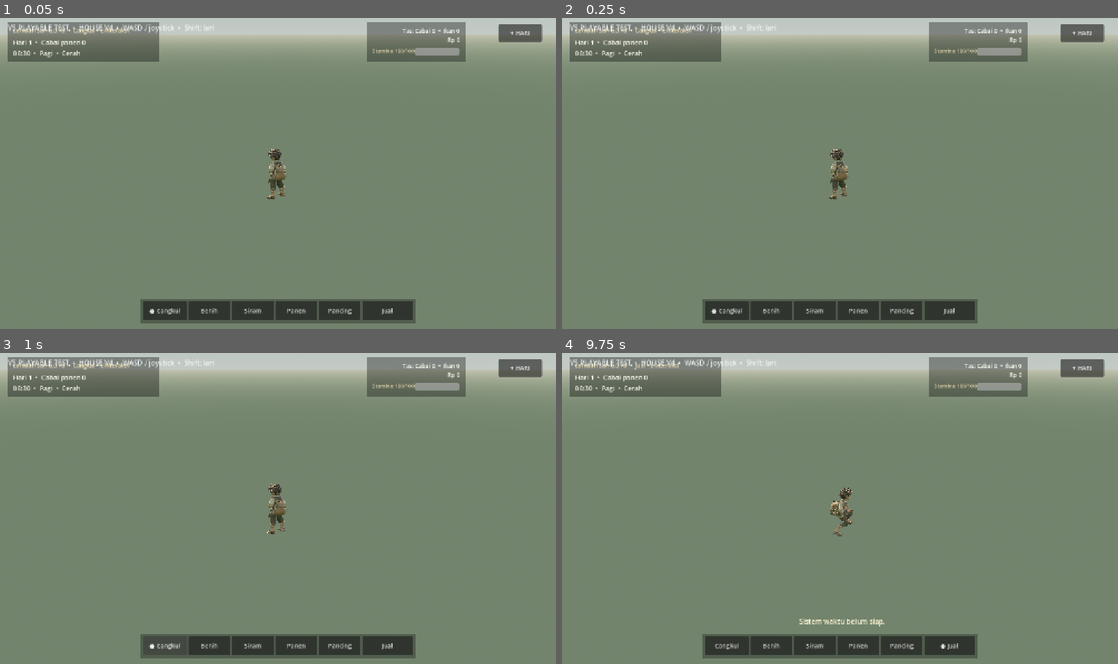
Above: before the commit, frames 1-4 (two rows, left to right).
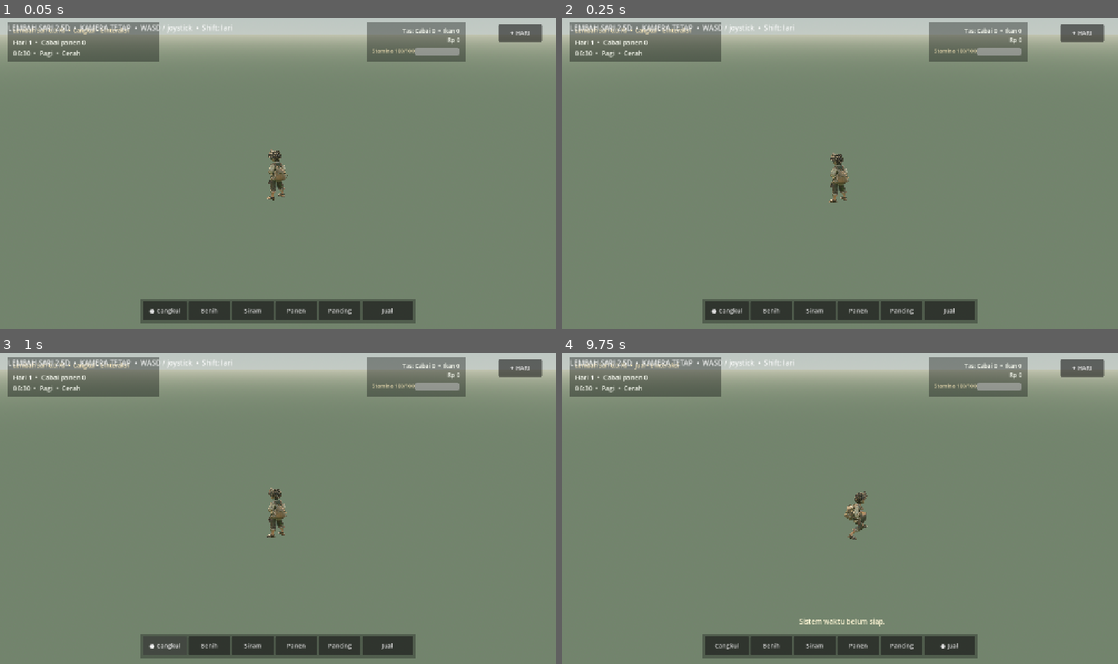
Above: after the commit, the same moments.

Repository: eneft/Lembah-sari
Game: Godot game, scene res://scenes/PlayableV5Test.tscn
Same seed, same stepped clock (60 frames per second), same inputs: the game is played once before the commit and once after it.
Inputs (mouse positions are in pixels of both pictures, inside the frame that each line leads up to):
- Up to frame 1 (0.05 s): no input
- Up to frame 2 (0.25 s): no input
- Up to frame 3 (1 s): click "● Cangkul" at 0.5 s
- Up to frame 4 (9.75 s): click "Benih" at 1.25 s; click "Cangkul" at 2 s; click "Siram" at 2.75 s; click "● Siram" at 3.5 s; click "Panen" at 4.25 s; click "● Panen" at 5 s; click "Pancing" at 5.75 s; click "● Pancing" at 6.5 s; click "Jual" at 7.25 s; click "● Jual" at 8 s; click "+ HARI" at 8.75 s; tap Enter at 9.5 s; move the mouse to (962, 492) at 9.52 s; hold D (move_right) from 9.53 s (still down); hold Shift (run) from 9.53 s (still down); click (962, 492) at 9.67 s

The runs differ from the first frame. In frame 1, 0.5% of the frame differs, in the area x 1-52%, y 2-59%; in frame 2, 0.7%; in frame 3, 0.7%; in frame 4, 0.9%, in the area x 1-55%, y 2-61%.

Commit message:
Rebuild village as fixed-camera 2.5D image environment

Diff:
--- a/scripts/playable_v5_test.gd
+++ b/scripts/playable_v5_test.gd
@@ -1,6 +1,6 @@
 extends Node3D
 
-const NATURAL_ENVIRONMENT = preload("res://scripts/village_environment_detail.gd")
+const HYBRID_ENVIRONMENT = preload("res://scripts/village_hybrid_environment.gd")
 
 const HERO_SCENE: String = "res://assets/models/hero_scene_v5.glb"
 const PLAYER_HOUSE_SCENE: String = "res://assets/models/player_house_traditional_v4.glb"
@@ -21,6 +21,7 @@
 	_load_hero_scene()
 	_build_test_collision()
 	_configure_player_camera()
+	_apply_hybrid_environment()
 	_build_test_hud()
 
 
@@ -96,7 +97,7 @@
 	hero.scale = Vector3.ONE * HERO_SCALE
 	add_child(hero)
 	_replace_embedded_player_house(hero)
-	NATURAL_ENVIRONMENT.new().apply(hero)
+
 
 
 func _replace_embedded_player_house(hero: Node3D) -> void:
@@ -160,10 +161,10 @@
 		Vector3(0.0, -0.28, 0.0),
 		Vector3(34.0, 0.46, 30.0)
 	)
-	_add_box_collider("NorthBound", Vector3(0.0, 1.1, -15.0), Vector3(34.0, 2.4, 0.5))
-	_add_box_collider("SouthBound", Vector3(0.0, 1.1, 15.0), Vector3(34.0, 2.4, 0.5))
-	_add_box_collider("WestBound", Vector3(-17.0, 1.1, 0.0), Vector3(0.5, 2.4, 30.0))
-	_add_box_collider("EastBound", Vector3(17.0, 1.1, 0.0), Vector3(0.5, 2.4, 30.0))
+	_add_box_collider("NorthBound", Vector3(0.0, 1.1, -4.2), Vector3(34.0, 2.4, 0.5))
+	_add_box_collider("SouthBound", Vector3(0.0, 1.1, 10.0), Vector3(34.0, 2.4, 0.5))
+	_add_box_collider("WestBound", Vector3(-8.5, 1.1, 0.0), Vector3(0.5, 2.4, 30.0))
+	_add_box_collider("EastBound", Vector3(9.5, 1.1, 0.0), Vector3(0.5, 2.4, 30.0))
 
 
 func _add_box_collider(collider_name: String, center: Vector3, size: Vector3) -> void:
@@ -194,6 +195,17 @@
 	player.set("camera_relative_movement", true)
 
 
+func _apply_hybrid_environment() -> void:
+	var hero: Node3D = get_node_or_null("HeroSceneV5") as Node3D
+	var camera: Camera3D = player.get_node("CameraRig/Camera3D") as Camera3D
+	var rig: Node3D = player.get_node("CameraRig") as Node3D
+	var fixed_position: Vector3 = rig.global_position
+	rig.set_as_top_level(true)
+	rig.global_position = fixed_position
+	if hero != null:
+		HYBRID_ENVIRONMENT.new().apply(hero,camera)
+
+
 func _build_test_hud() -> void:
 	var layer: CanvasLayer = CanvasLayer.new()
 	layer.name = "PlayableV5TestHUD"
@@ -202,7 +214,7 @@
 	var label: Label = Label.new()
 	label.name = "TestBadge"
 	label.position = Vector2(18.0, 14.0)
-	label.text = "V5 PLAYABLE TEST  •  HOUSE V4  •  WASD / joystick  •  Shift: lari"
+	label.text = "LEMBAH SARI 2.5D  •  KAMERA TETAP  •  WASD / joystick  •  Shift: lari"
 	label.add_theme_font_size_override("font_size", 16)
 	label.modulate = Color(1.0, 1.0, 1.0, 0.88)
 	layer.add_child(label)
--- /dev/null
+++ b/scripts/village_hybrid_environment.gd
@@ -0,0 +1,129 @@
+extends RefCounted
+## Image cards supply decorative depth; only gameplay surfaces keep geometry.
+const ATLAS = preload("res://assets/textures/hybrid/vegetation_atlas.webp")
+const BACKDROP = preload("res://assets/textures/hybrid/valley_backdrop.webp")
+const SURFACE = preload("res://assets/shaders/village_surface.gdshader")
+const WATER = preload("res://assets/shaders/village_water.gdshader")
+var regions: Array[AtlasTexture] = []
+var camera: Camera3D
+var layer: Node3D
+var count_cards: int = 0
+var mats: Dictionary = {}
+
+func apply(hero: Node3D, view: Camera3D) -> void:
+ camera = view
+ layer = Node3D.new()
+ layer.name = "HybridEnvironment"
+ hero.add_child(layer)
+ var size := ATLAS.get_size()
+ var split_x := size.x*0.535
+ var split_y := size.y*0.60
+ var rects: Array[Rect2] = [Rect2(0,0,split_x,split_y),Rect2(split_x,0,size.x-split_x,split_y),Rect2(0,split_y,split_x,size.y-split_y),Rect2(split_x,split_y,size.x-split_x,size.y-split_y)]
+ for rect: Rect2 in rects:
+  var tex := AtlasTexture.new()
+  tex.atlas = ATLAS
+  tex.region = rect
+  tex.filter_clip = true
+  regions.append(tex)
+ mats["ground"] = _material("435034","8b9460",24)
+ mats["path"] = _material("765b40","c3ab7b",30)
+ mats["soil"] = _material("493421","887049",30)
+ mats["wood"] = _material("76593b","b19a68",15,2)
+ var water := ShaderMaterial.new()
+ water.shader = WATER
+ mats["water"] = water
+ for node: Node in hero.find_children("*","MeshInstance3D",true,false):
+  var m := node as MeshInstance3D
+  if _house(m,hero) or not m.is_visible_in_tree(): continue
+  var label := String(m.name)
+  var box: AABB = (hero.global_transform.affine_inverse()*m.global_transform)*m.get_aabb()
+  if "Tree" in label or "Palm" in label or "Bush" in label:
+   var kind: int = 1 if "Palm" in label else (2 if "Bush" in label else 0)
+   var base := Vector3(box.get_center().x,-0.10,box.get_center().z)
+   _card(hero.to_global(base),maxf(box.end.y+0.10,0.35)*(1.45 if kind == 2 else 1.0),kind,label)
+   if kind < 2: _trunk_block(hero.to_global(base),label)
+   m.hide()
+  elif "Hill" in label or "Ridge" in label or "Landform" in label:
+   m.hide()
+  elif "Rice" in label or label.begins_with("GardenPlant"):
+   _card(m.global_position,0.38 if "Rice" in label else 0.48,3,label)
+   m.hide()
+  elif "Flower" in label or "Grass" in label and not "Patch" in label:
+   m.hide()
+  else: _surface(m)
+ _backdrop(hero)
+ layer.set_meta("cards",count_cards)
+ print("[LembahSari] HYBRID_25D_ACTIVE cards=%d background=image camera=fixed" % count_cards)
+
+func _house(node: Node,hero: Node) -> bool:
+ var p: Node = node
+ while p != null and p != hero:
+  if p.name == "PlayerHouseTraditionalV4" or String(p.name).begins_with("HeroHouseRoot"): return true
+  p = p.get_parent()
+ return false
+
+func _card(base: Vector3,height: float,kind: int,label: String) -> void:
+ var sprite := Sprite3D.new()
+ sprite.name = "Card_"+label
+ sprite.texture = regions[kind]
+ sprite.pixel_size = height/regions[kind].get_height()
+ sprite.shaded = false
+ sprite.alpha_cut = SpriteBase3D.ALPHA_CUT_DISCARD
+ sprite.alpha_scissor_threshold = 0.35
+ sprite.texture_filter = BaseMaterial3D.TEXTURE_FILTER_LINEAR_WITH_MIPMAPS
+ sprite.cast_shadow = GeometryInstance3D.SHADOW_CASTING_SETTING_OFF
+ layer.add_child(sprite)
+ sprite.global_basis = camera.global_basis.orthonormalized()
+ sprite.global_position = base+camera.global_basis.y.normalized()*height*0.48
+ count_cards += 1
+
+func _material(a: String,b: String,grain: float,kind: float = 0) -> ShaderMaterial:
+ var mat := ShaderMaterial.new()
+ mat.shader = SURFACE
+ mat.set_shader_parameter("low_color",Color(a))
+ mat.set_shader_parameter("high_color",Color(b))
+ mat.set_shader_parameter("grain_scale",grain)
+ mat.set_shader_parameter("surface_kind",kind)
+ return mat
+
+func _surface(m: MeshInstance3D) -> void:
+ for i: int in range(m.mesh.get_surface_count()):
+  var mat: Material = m.get_active_material(i)
+  if mat == null: continue
+  var label := mat.resource_name.to_lower()
+  var key := ""
+  if "ground" in label or "grass" in label: key = "ground"
+  elif "dirt" in label: key = "path"
+  elif "earth" in label or "bund" in label or "bank" in label: key = "soil"
+  elif "water" in label: key = "water"
+  elif "wood" in label or "bamboo" in label: key = "wood"
+  if key != "": m.set_surface_override_material(i,mats[key])
+
+func _backdrop(hero: Node3D) -> void:
+ var sprite := Sprite3D.new()
+ sprite.name = "ValleyBackgroundImage"
+ var texture := AtlasTexture.new()
+ texture.atlas = BACKDROP
+ var size := BACKDROP.get_size()
+ texture.region = Rect2(0,size.y*0.40,size.x,size.y*0.60)
+ texture.filter_clip = true
+ sprite.texture = texture
+ sprite.pixel_size = 80.0/size.x
+ sprite.shaded = false
+ sprite.cast_shadow = GeometryInstance3D.SHADOW_CASTING_SETTING_OFF
+ hero.add_child(sprite)
+ sprite.global_basis = camera.global_basis.orthonormalized()
+ # A distant image card perpendicular to the fixed viewing direction.
+ sprite.global_position = camera.global_position-camera.global_basis.z*48.0+camera.global_basis.y*10.0
+
+func _trunk_block(base: Vector3,label: String) -> void:
+ var body := StaticBody3D.new()
+ body.name = "TrunkCollider_"+label
+ var collision := CollisionShape3D.new()
+ var shape := CylinderShape3D.new()
+ shape.radius = 0.14
+ shape.height = 1.8
+ collision.shape = shape
+ body.add_child(collision)
+ layer.add_child(body)
+ body.global_position = base+Vector3.UP*0.9
--- /dev/null
+++ b/tools/tests/verify_hybrid_environment.gd
@@ -0,0 +1,41 @@
+extends SceneTree
+var failed := false
+func _initialize() -> void:
+ _run.call_deferred()
+func _run() -> void:
+ var world: Node = load("res://scenes/PlayableV5Test.tscn").instantiate()
+ root.add_child(world)
+ current_scene = world
+ for i in range(40): await physics_frame
+ var hero: Node3D = world.get_node("HeroSceneV5")
+ var layer: Node3D = hero.get_node("HybridEnvironment")
+ var background: Sprite3D = hero.get_node("ValleyBackgroundImage")
+ _check(background.texture != null and background.texture.get_width() > 0,"Background image must load")
+ _check(int(layer.get_meta("cards",0)) > 100,"Vegetation cards must replace decorative meshes")
+ var cards := 0
+ var trunks := 0
+ for child in layer.get_children():
+  if child is Sprite3D:
+   cards += 1
+   _check(child.texture != null and child.texture.get_height() > 0,"Card texture must load")
+   _check(child.alpha_cut == SpriteBase3D.ALPHA_CUT_DISCARD,"Cards must depth-test cutout silhouettes")
+  elif child is StaticBody3D: trunks += 1
+ _check(trunks > 0,"Trees need simple trunk collision")
+ var old_tree: MeshInstance3D = hero.find_child("*Tree*",true,false) as MeshInstance3D
+ _check(old_tree != null and not old_tree.visible,"Original decorative tree geometry must be hidden")
+ var player: CharacterBody3D = world.get_node("Player")
+ var camera: Camera3D = player.get_node("CameraRig/Camera3D")
+ var camera_start := camera.global_transform
+ var player_start := player.global_position
+ Input.action_press("move_right")
+ for i in range(30): await physics_frame
+ Input.action_release("move_right")
+ await process_frame
+ _check(player.global_position.distance_to(player_start) > 0.3,"Player must still move")
+ _check(camera.global_transform.is_equal_approx(camera_start),"Camera must remain fixed during movement")
+ if not failed: print("HYBRID_ENVIRONMENT_VALIDATED cards=%d trunks=%d background=image camera=fixed movement=ok" % [cards,trunks])
+ quit(1 if failed else 0)
+func _check(condition: bool,message: String) -> void:
+ if not condition:
+  failed = true
+  push_error(message)
Binary file added: assets/textures/hybrid/valley_backdrop.webp
Binary file added: assets/textures/hybrid/vegetation_atlas.webp
Not shown, changed: export_presets.cfg
Not shown, changed: .github/workflows/deploy-web-preview.yml
Not shown, added: docs/village_hybrid_environment.md
